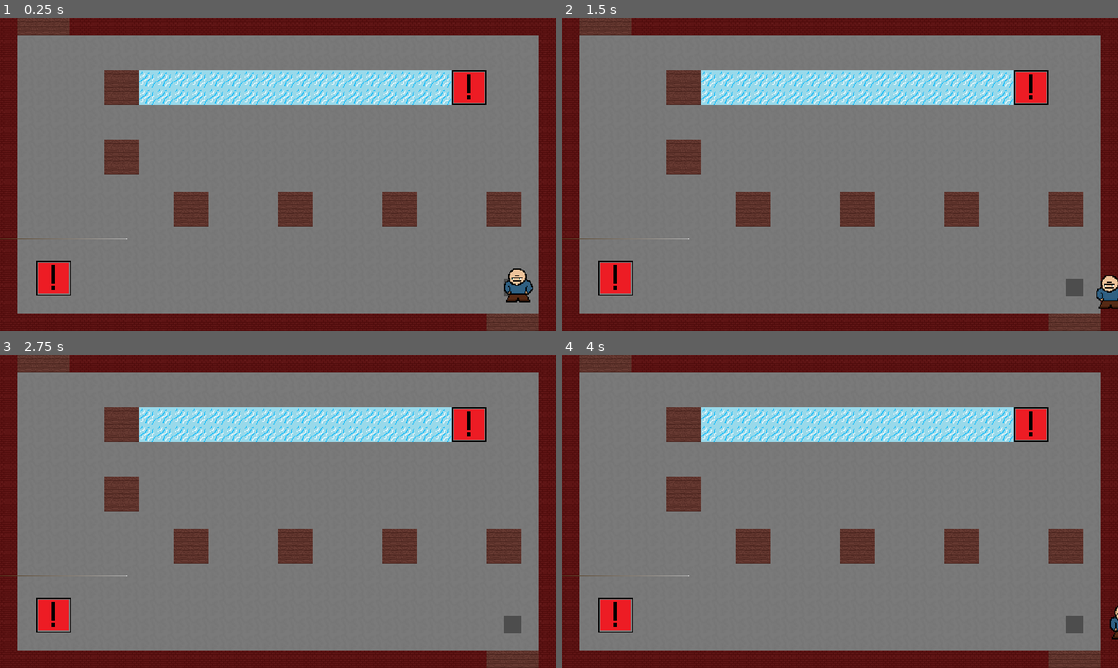
Above: before the commit, frames 1-4 (two rows, left to right).
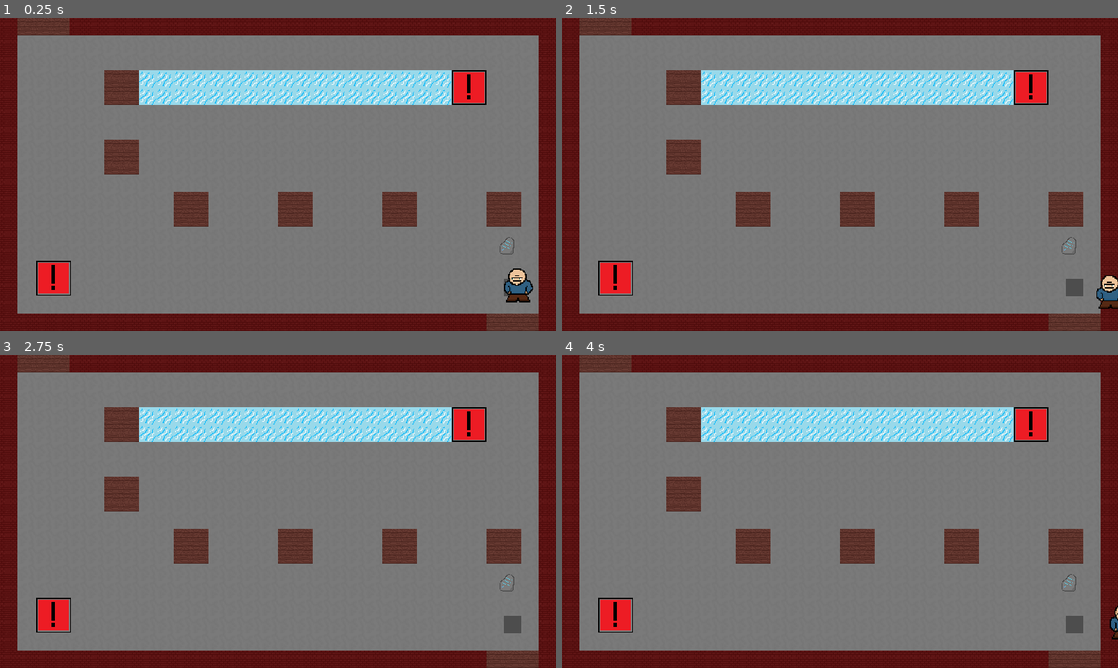
Above: after the commit, the same moments.

Repository: deejai/GodotWildJam57
Game: Godot game, scene res://Game/Views/Levels/Room3.tscn
Same seed, same stepped clock (60 frames per second), same inputs: the game is played once before the commit and once after it. This scene is started directly instead of the project's main scene.
Inputs (mouse positions are in pixels of both pictures, inside the frame that each line leads up to):
- Up to frame 1 (0.25 s): no input
- Up to frame 2 (1.5 s): move the mouse to (962, 158) at 0.52 s; press the mouse at (962, 158) at 0.53 s; hold D (Move Right) 0.53-1.28 s; move the mouse to (728, 190) at 1.27 s; release the mouse at (728, 190) at 1.28 s; hold S (Move Down) from 1.28 s (still down); tap E (Grab) at 1.35 s
- Up to frame 3 (2.75 s): move the mouse to (333, 442) at 2.02 s; release S (Move Down) at 2.03 s; press the mouse at (333, 442) at 2.03 s; hold D (Move Right) from 2.03 s (still down)
- Up to frame 4 (4 s): tap Enter at 2.75 s; move the mouse to (812, 574) at 2.77 s; release D (Move Right) at 2.78 s; release the mouse at (812, 574) at 2.78 s; hold W (Move Up) 2.78-3.53 s; tap E (Grab) at 2.85 s; tap Space at 3.5 s; move the mouse to (1006, 558) at 3.52 s; press the mouse at (1006, 558) at 3.53 s; hold A (Move Left) from 3.53 s (still down)

The runs differ from the first frame. In frame 1, less than 0.1% of the frame differs, in the area x 0-93%, y 70-76%; in frame 2, less than 0.1%; in frame 3, less than 0.1%; in frame 4, less than 0.1%.

Commit message:
some level changes

Diff:
--- a/Game/Views/Levels/Room1.tscn
+++ b/Game/Views/Levels/Room1.tscn
@@ -1,7 +1,8 @@
-[gd_scene load_steps=5 format=3 uid="uid://q8ul42shu8sc"]
+[gd_scene load_steps=6 format=3 uid="uid://q8ul42shu8sc"]
 
 [ext_resource type="PackedScene" uid="uid://ceu1aad752bbm" path="res://Game/Characters/Player/Player.tscn" id="1_m5pp4"]
 [ext_resource type="Texture2D" uid="uid://cyl4372r1d6nj" path="res://Assets/Sprites/Tiles/sheet.png" id="2_ironr"]
+[ext_resource type="PackedScene" uid="uid://bdxlevbyy02bj" path="res://Game/Objects/Pot.tscn" id="3_w2mg3"]
 
 [sub_resource type="TileSetAtlasSource" id="TileSetAtlasSource_n0e4h"]
 texture = ExtResource("2_ironr")
@@ -23,3 +24,6 @@
 tile_set = SubResource("TileSet_6ey6l")
 format = 2
 layer_0/tile_data = PackedInt32Array(0, 0, 0, 3, 131072, 0, 4, 0, 0, 5, 0, 0, 6, 0, 0, 7, 0, 0, 8, 0, 0, 9, 0, 0, 10, 0 …(9867 unchanged characters)…
+
+[node name="Pot" parent="." instance=ExtResource("3_w2mg3")]
+position = Vector2(863, 494)
--- a/Game/Views/Levels/Room2.tscn
+++ b/Game/Views/Levels/Room2.tscn
@@ -1,8 +1,9 @@
-[gd_scene load_steps=7 format=3 uid="uid://b27gcop3vammp"]
+[gd_scene load_steps=8 format=3 uid="uid://b27gcop3vammp"]
 
 [ext_resource type="PackedScene" uid="uid://ceu1aad752bbm" path="res://Game/Characters/Player/Player.tscn" id="1_8pudi"]
 [ext_resource type="Texture2D" uid="uid://cyl4372r1d6nj" path="res://Assets/Sprites/Tiles/sheet.png" id="2_wnc6a"]
 [ext_resource type="Texture2D" uid="uid://caw6vfikbq6xh" path="res://Assets/Sprites/Tiles/tile_ice_floor.png" id="3_54bm6"]
+[ext_resource type="PackedScene" uid="uid://dyfqohlon7cdw" path="res://Game/Objects/Relic.tscn" id="4_6laxa"]
 
 [sub_resource type="TileSetAtlasSource" id="TileSetAtlasSource_n0e4h"]
 texture = ExtResource("2_wnc6a")
@@ -30,3 +31,6 @@
 tile_set = SubResource("TileSet_6ey6l")
 format = 2
 layer_0/tile_data = PackedInt32Array(0, 0, 0, 3, 131072, 0, 4, 0, 0, 5, 0, 0, 6, 0, 0, 7, 0, 0, 8, 0, 0, 9, 0, 0, 10, 0 …(9615 unchanged characters)…
+
+[node name="Pot" parent="." instance=ExtResource("4_6laxa")]
+position = Vector2(895, 417)
--- a/Game/Views/Levels/Room3.tscn
+++ b/Game/Views/Levels/Room3.tscn
@@ -1,9 +1,10 @@
-[gd_scene load_steps=13 format=3 uid="uid://dodhjyn07g57l"]
+[gd_scene load_steps=12 format=3 uid="uid://dodhjyn07g57l"]
 
 [ext_resource type="PackedScene" uid="uid://ceu1aad752bbm" path="res://Game/Characters/Player/Player.tscn" id="1_wdrkr"]
 [ext_resource type="Texture2D" uid="uid://cyl4372r1d6nj" path="res://Assets/Sprites/Tiles/sheet.png" id="2_q67ww"]
 [ext_resource type="Texture2D" uid="uid://caw6vfikbq6xh" path="res://Assets/Sprites/Tiles/tile_ice_floor.png" id="3_eqgat"]
 [ext_resource type="Texture2D" uid="uid://y6x57iukmpcr" path="res://Assets/Sprites/Tiles/pressure_plate.png" id="4_4plbv"]
+[ext_resource type="PackedScene" uid="uid://dyfqohlon7cdw" path="res://Game/Objects/Relic.tscn" id="5_eadkl"]
 
 [sub_resource type="TileSetAtlasSource" id="TileSetAtlasSource_n0e4h"]
 texture = ExtResource("2_q67ww")
@@ -29,13 +30,6 @@
 
 [sub_resource type="RectangleShape2D" id="RectangleShape2D_boxie"]
 size = Vector2(148, 20)
-
-[sub_resource type="Gradient" id="Gradient_y42jq"]
-offsets = PackedFloat32Array(0, 0.011976, 0.994012, 1)
-colors = PackedColorArray(0, 0, 0, 1, 0.285366, 0.184914, 0.0623521, 1, 0.706587, 0.706587, 0.706587, 1, 1, 1, 1, 1)
-
-[sub_resource type="GradientTexture1D" id="GradientTexture1D_m4aru"]
-gradient = SubResource("Gradient_y42jq")
 
 [sub_resource type="RectangleShape2D" id="RectangleShape2D_i626t"]
 size = Vector2(20, 128)
@@ -68,11 +62,11 @@
 [node name="CollisionShape2D" type="CollisionShape2D" parent="Barrier/StaticBody2D"]
 shape = SubResource("RectangleShape2D_boxie")
 
-[node name="Sprite2D" type="Sprite2D" parent="Barrier/StaticBody2D"]
-texture = SubResource("GradientTexture1D_m4aru")
-
 [node name="StaticBody2D2" type="StaticBody2D" parent="Barrier"]
 position = Vector2(170, 480)
 
 [node name="CollisionShape2D" type="CollisionShape2D" parent="Barrier/StaticBody2D2"]
 shape = SubResource("RectangleShape2D_i626t")
+
+[node name="Pot" parent="." instance=ExtResource("5_eadkl")]
+position = Vector2(934, 422)
